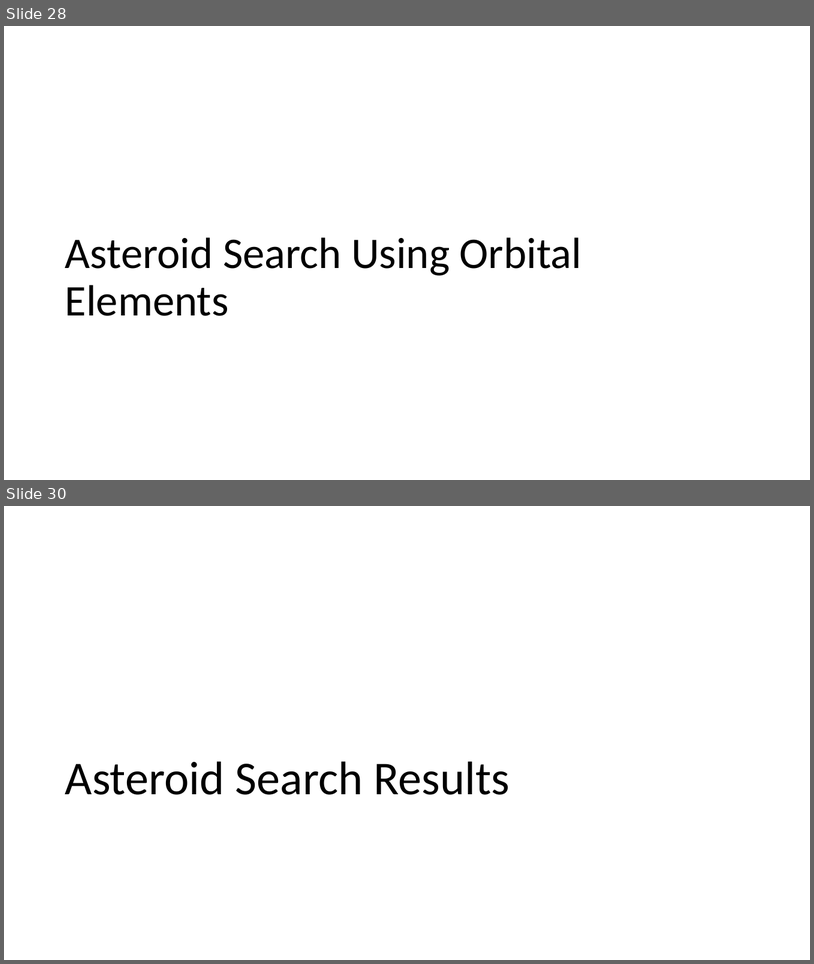
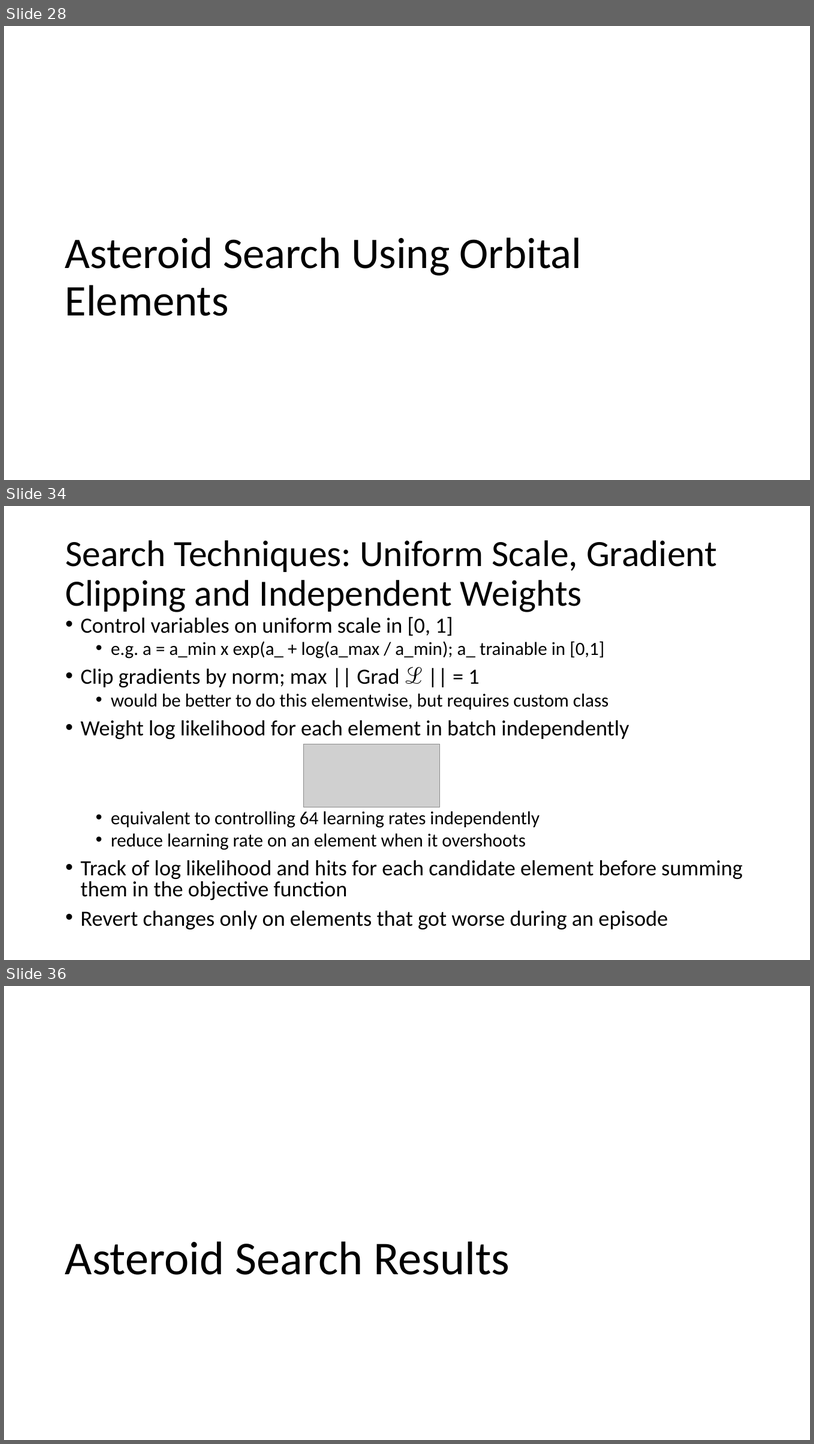
Before and after one commit to memanuel/kepler-sieve, a slide deck: thesis/kepler-sieve-slides.pptx. Shown one above the other, each under a label of ours: slides 28 and 30 before the commit, slides 28, 34 and 36 after it; the slides between them are not shown. The pictures are 814x964 and 814x1444 pixels, drawn with LibreOffice and Linux fonts; fonts in the diff are those of the drawing; grey boxes stand for pictures. Boxes give left, top, right and bottom in pixels: in the first picture for what was removed or moved away, otherwise in the second. Text is boxed around its words. In the diff, an @@ line names an element or a change of style, - is before the commit and + after.

```diff
--- a/thesis/kepler-sieve-slides.pptx
+++ b/thesis/kepler-sieve-slides.pptx
@@ slide 34 added at (4,506,810,960), background #FFFFFF @@
@@ title added at (65,540,717,612), 44 pt, text #000000 @@
+Search Techniques: Uniform Scale, Gradient Clipping and Independent Weights
@@ text added at (81,616,743,930), 25.9 pt, text #000000 @@
+• Control variables on uniform scale in [0, 1]
+  • e.g. a = a_min x exp(a_ + log(a_max / a_min); a_ trainable in [0,1]
+• Clip gradients by norm; max || Grad ℒ || = 1
+  • would be better to do this elementwise, but requires custom class
+• Weight log likelihood for each element in batch independently
+  • equivalent to controlling 64 learning rates independently
+  • reduce learning rate on an element when it overshoots
+• Track of log likelihood and hits for each candidate element before summing them in the objective function
+• Revert changes only on elements that got worse during an episode
@@ picture added at (303,744,440,807) @@
@@ what was slide 30 is now slide 36 @@
```
Also in this commit, not shown: 15 other slides added, 2 slides removed, 3 other files.
